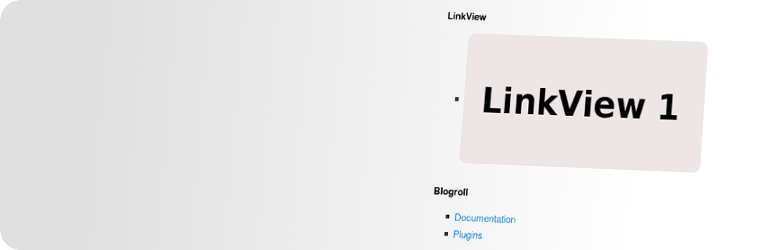
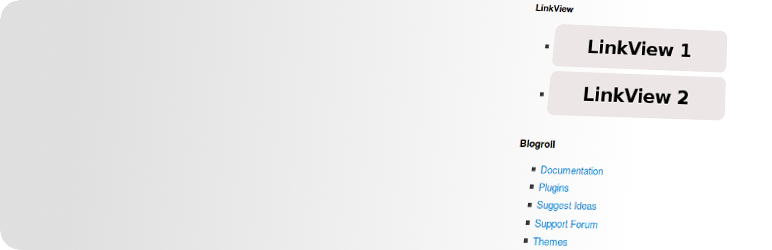
Layer changes from the first w=772, h=250 image to the second:
renamed "Transformation" to "Image", painted on it over [433, 4, 728, 246]
removed layer "Bildschirmfoto vom 2012-07-01 15:21:49.png" over [433, 4, 709, 246]
